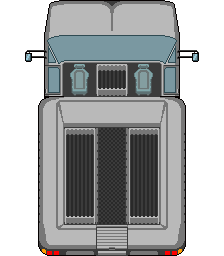
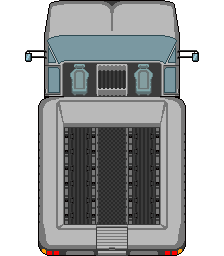
The second w=224, h=256 image is a revision of the first. Changes to its layers:
painted on "pickup" over <box>64,128,160,224</box>
